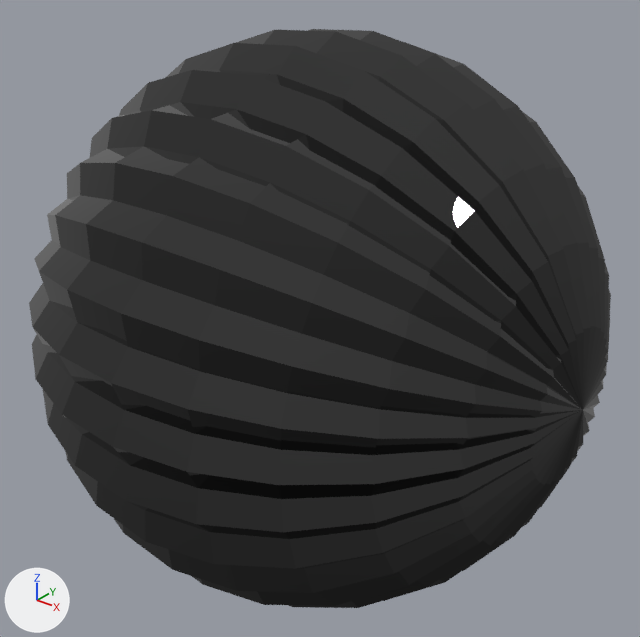
The glTF model assets/models/scene/orb.glb: old version first, new version second.
The view is the same before and after, from a 50 mm lens placed at (2.25, -2.81, 1.74), pointed at (0.0, 0.0, 0.0). Every picture has the same lights, and +X, +Y and +Z are marked at lower left. The first picture is the older version. Where no turn or scale is listed for an object, it has been applied to the vertices.
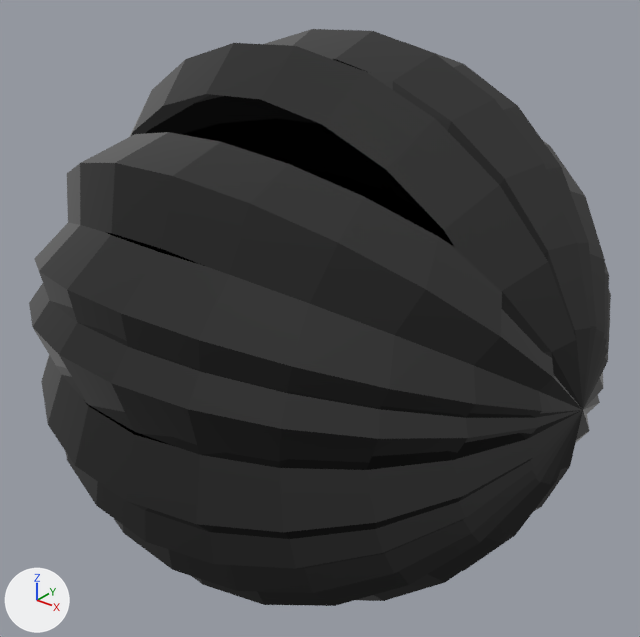
Not drawn themselves, but carrying or shaping drawn objects: ob_torus_0, ob_torus_001_2, ob_torus_005_10, ob_torus_010_20, ob_torus_011_22, ob_torus_013_26.

Changed parts and their boxes [x1, y1, x2, y2] in the pictures (640 x 637 px):
'Object_26', rescaled (not visible afterwards): before [47, 195, 595, 422]
'Object_30', rescaled (not visible afterwards): before [89, 102, 583, 452]
'Object_4', rescaled (not visible afterwards): before [32, 334, 607, 499]
'Object_14', rescaled (not visible afterwards): before [119, 70, 583, 464]
'Object_6', rescaled (not visible afterwards): before [236, 30, 584, 528]
'Object_24', rescaled (not visible afterwards): before [288, 111, 601, 608]
'Object_22', unchanged, uncovered by the edit: before [165, 43, 583, 507]; after [130, 43, 583, 512]

Patch to the scene script:
```diff
--- a/assets/models/scene/orb.glb.py
+++ b/assets/models/scene/orb.glb.py
@@ ob_torus_0 @@
 ob_torus_0.location = (0.0, 0.0, 0.0)
+ob_torus_0.scale = (0.0351, 0.0351, 0.0351)
@@ ob_torus_001_2 @@
 ob_torus_001_2.rotation_euler = (1.571, 0.0, 0.0)  # degrees (90, 0, 0)
+ob_torus_001_2.scale = (0.0351, 0.0351, 0.0351)
@@ ob_torus_005_10 @@
 ob_torus_005_10.rotation_euler = (1.963, 0.0, 0.0)  # degrees (112, 0, 0)
+ob_torus_005_10.scale = (0.0351, 0.0351, 0.0351)
@@ ob_torus_010_20 @@
 ob_torus_010_20.rotation_euler = (0.982, 0.0, 0.0)  # degrees (56, 0, 0)
+ob_torus_010_20.scale = (0.0351, 0.0351, 0.0351)
@@ ob_torus_011_22 @@
 ob_torus_011_22.rotation_euler = (2.553, 0.0, 0.0)  # degrees (146, 0, 0)
+ob_torus_011_22.scale = (0.0351, 0.0351, 0.0351)
@@ ob_torus_013_26 @@
 ob_torus_013_26.rotation_euler = (2.16, 0.0, 0.0)  # degrees (124, 0, 0)
+ob_torus_013_26.scale = (0.0351, 0.0351, 0.0351)
```
